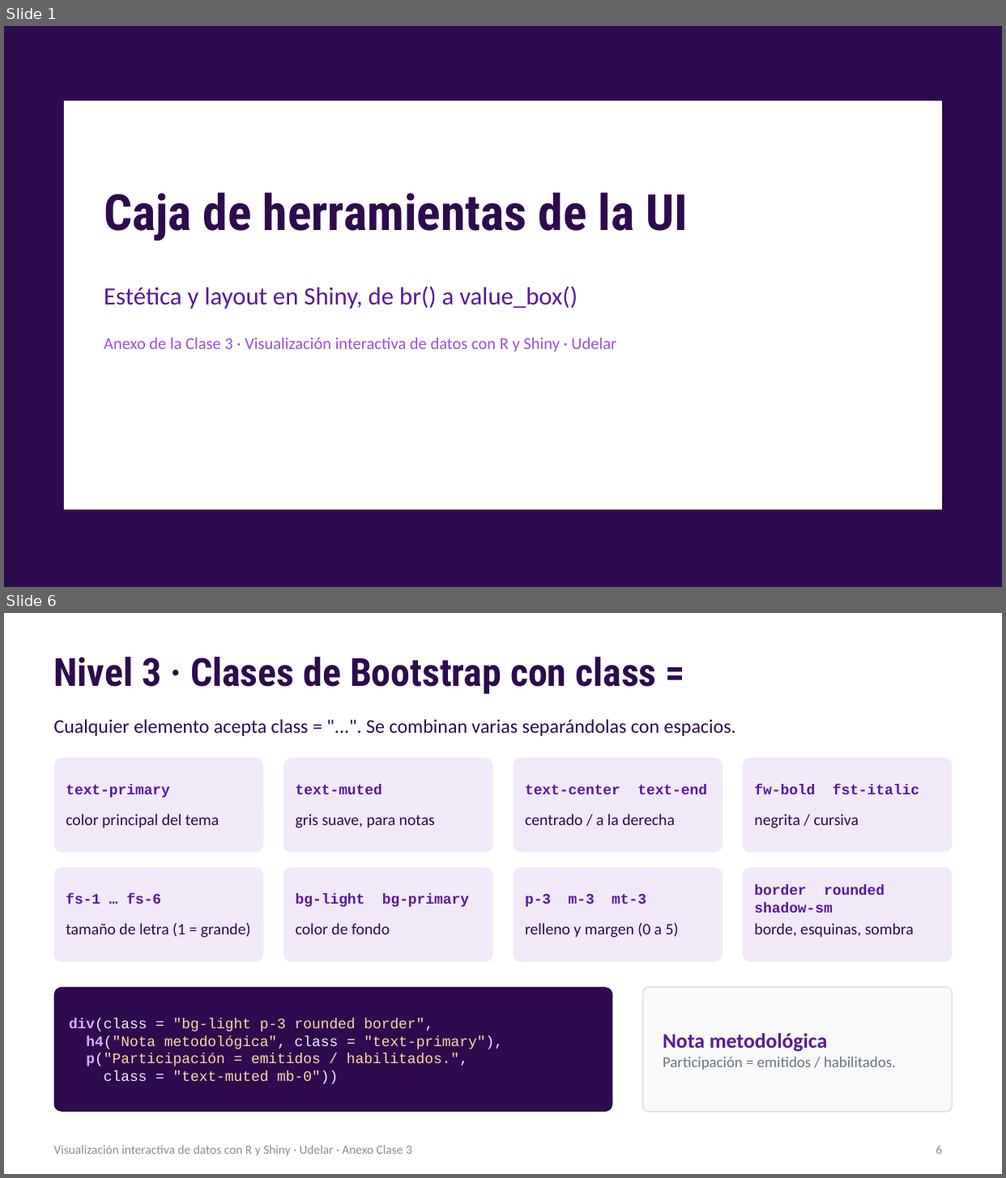
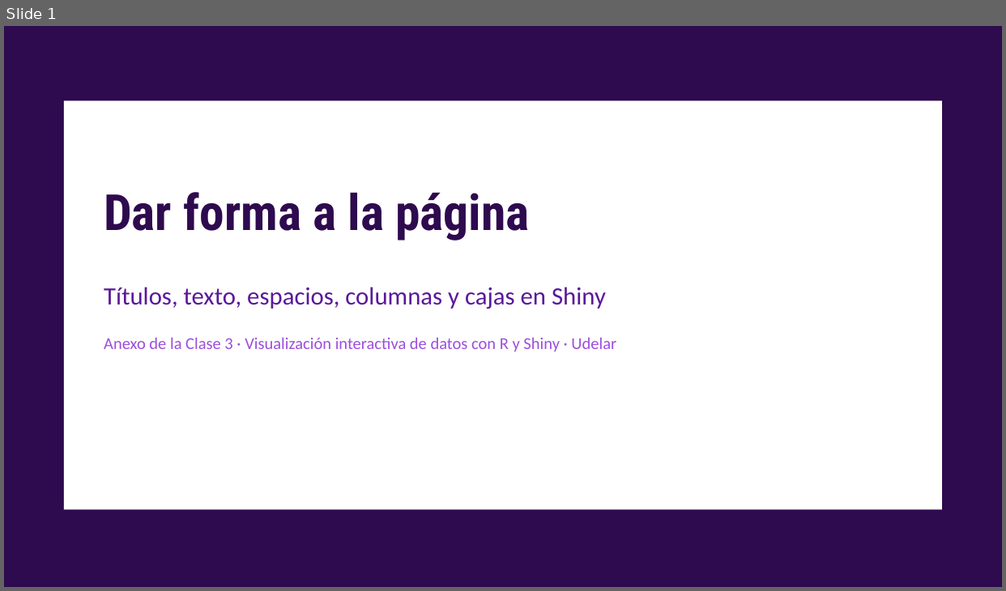
Before and after one commit to nahura99/visualizacion_datos_shiny, a slide deck: clase3/clase3_anexo_ui.pptx. Shown one above the other, each under a label of ours: slides 1 and 6 before the commit, slide 1 after it; the slides between them are not shown. The pictures are 1006x1178 and 1006x591 pixels, drawn with LibreOffice and Linux fonts; fonts in the diff are those of the drawing. Boxes give left, top, right and bottom in pixels: in the first picture for what was removed or moved away, otherwise in the second. Text is boxed around its words. In the diff, an @@ line names an element or a change of style, - is before the commit and + after.

```diff
--- a/clase3/clase3_anexo_ui.pptx
+++ b/clase3/clase3_anexo_ui.pptx
@@ slide 6 removed at (4,613,1002,1174), background #FFFFFF @@
@@ title removed at (54,657,657,694) @@
-Nivel 3 · Clases de Bootstrap con class =
@@ text removed at (54,719,736,736) @@
-Cualquier elemento acepta class = "...". Se combinan varias separándolas con espacios.
@@ rounded rectangle removed at (54,758,263,853) @@
@@ rounded rectangle removed at (283,758,493,853) @@
@@ rounded rectangle removed at (513,758,722,853) @@
@@ rounded rectangle removed at (743,758,952,853) @@
@@ text removed at (66,784,170,798) @@
-text-primary
@@ text removed at (296,784,382,794) @@
-text-muted
@@ text removed at (525,784,707,794) @@
-text-center text-end
@@ text removed at (754,784,919,794) @@
-fw-bold fst-italic
@@ text removed at (66,814,219,828) @@
-color principal del tema
@@ text removed at (296,814,435,828) @@
-gris suave, para notas
@@ text removed at (525,814,675,825) @@
-centrado / a la derecha
@@ text removed at (754,814,859,828) @@
-negrita / cursiva
@@ rounded rectangle removed at (54,867,263,962) @@
@@ rounded rectangle removed at (283,867,493,962) @@
@@ rounded rectangle removed at (513,867,722,962) @@
@@ rounded rectangle removed at (743,867,952,962) @@
@@ text removed at (66,894,161,904) @@
-fs-1 … fs-6
@@ text removed at (296,894,469,907) @@
-bg-light bg-primary
@@ text removed at (525,894,646,907) @@
-p-3 m-3 mt-3
@@ text removed at (754,885,884,913) @@
-border rounded shadow-sm
@@ text removed at (66,923,251,938) @@
-tamaño de letra (1 = grande)
@@ text removed at (296,923,390,935) @@
-color de fondo
@@ text removed at (525,923,679,938) @@
-relleno y margen (0 a 5)
@@ text removed at (754,923,914,937) @@
-borde, esquinas, sombra
@@ rounded rectangle removed at (54,987,613,1112) @@
@@ rounded rectangle removed at (642,987,952,1112) @@
@@ text removed at (69,1019,503,1084) @@
-div(class = "bg-light p-3 rounded border",
-h4("Nota metodológica", class = "text-primary"),
-p("Participación = emitidos / habilitados.",
-class = "text-muted mb-0"))
@@ text removed at (663,1033,896,1070) @@
-Nota metodológica
-Participación = emitidos / habilitados.
@@ text removed at (54,1145,412,1157) @@
-Visualización interactiva de datos con R y Shiny · Udelar · Anexo Clase 3
@@ page number removed at (936,1145,942,1154) @@
-6
@@ slide 1 changed as well @@
@@ title at (104,192,529,241): text changed @@
-Caja de herramientas de la UI
+Dar forma a la página
@@ text at (104,287,606,310): text changed @@
-Estética y layout en Shiny, de br() a value_box()
+Títulos, texto, espacios, columnas y cajas en Shiny
```
Also in this commit, not shown: 9 slides added, 9 other slides removed.
